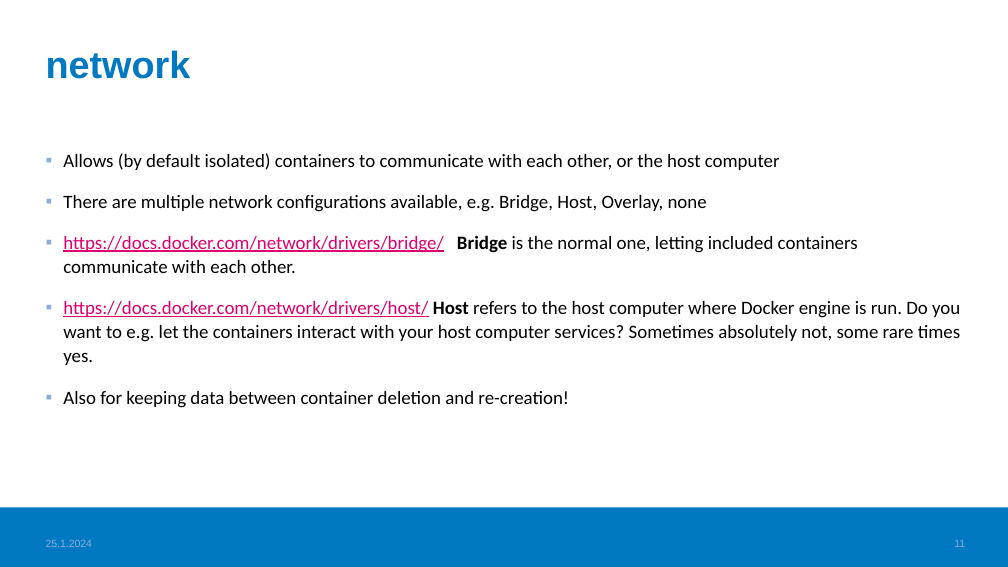
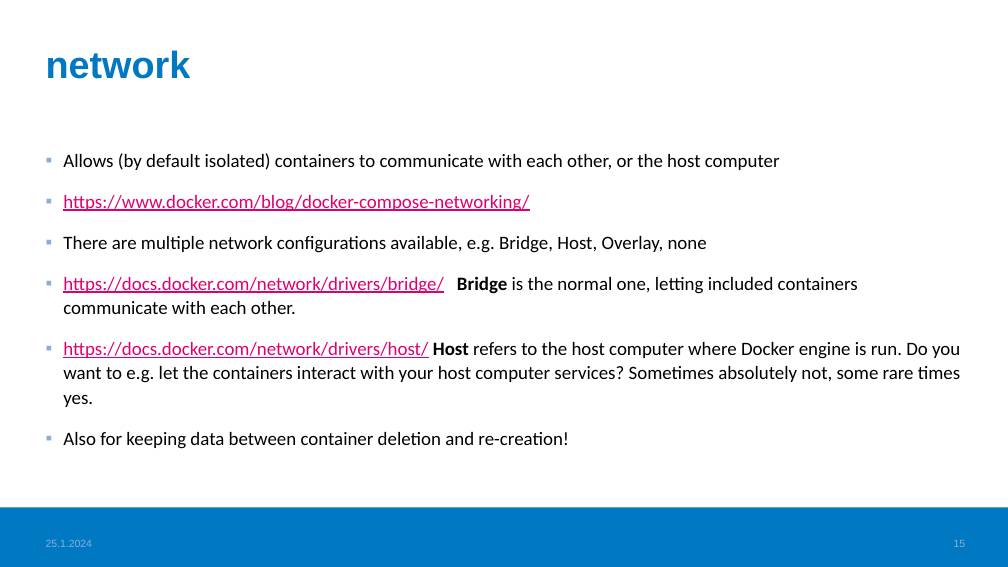
Before and after one commit to haagahelia/ohke-teknologiat, a slide deck: slide 15 of 01_docker/DockerConceptsAndVocabulary.pptx (slide 11 before the commit). Drawn at 1008x567 pixels with LibreOffice and Linux fonts; fonts in the diff are those of the drawing; background and template pictures are left out. Boxes give left, top, right and bottom in pixels: in the first picture for what was removed or moved away, otherwise in the second. Text is boxed around its words. In the diff, an @@ line names an element or a change of style, - is before the commit and + after.

Commit message:
More docker pics

```diff
--- a/01_docker/DockerConceptsAndVocabulary.pptx
+++ b/01_docker/DockerConceptsAndVocabulary.pptx
@@ text at (63, 195, 529, 212): paragraph added @@
+▪ https://www.docker.com/blog/docker-compose-networking/
@@ page number at (954, 540, 966, 547): text changed @@
-11
+15
```
Also in this commit, not shown: 2 other slides changed, 5 slides added, 3 other files.
